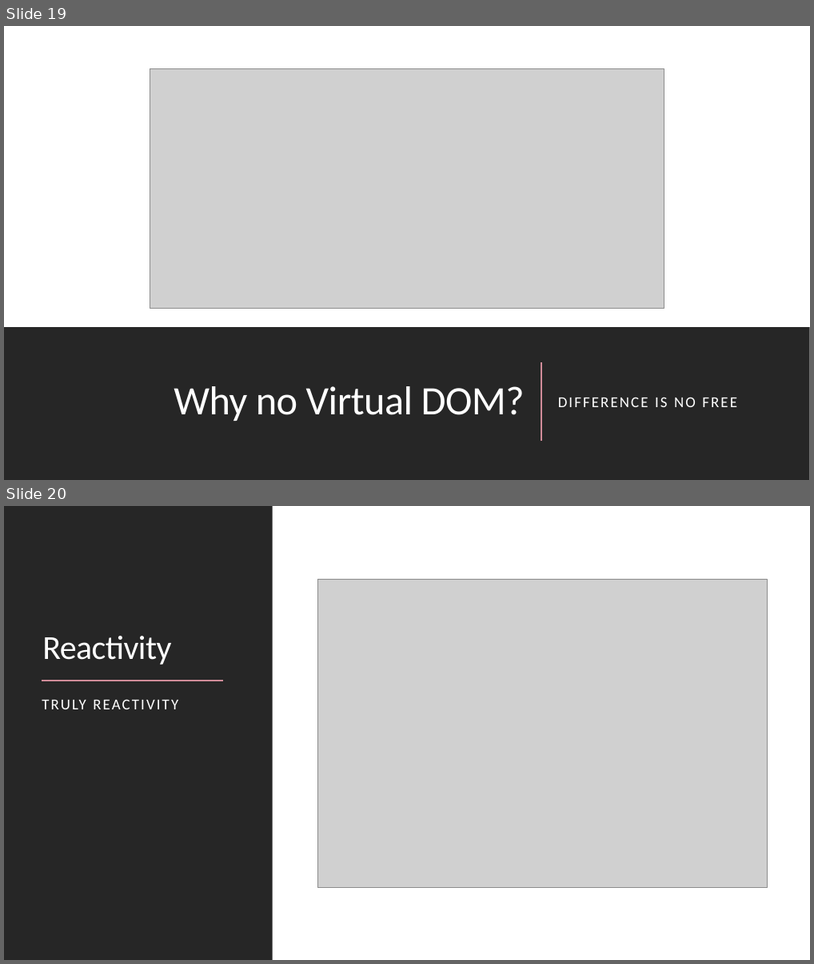
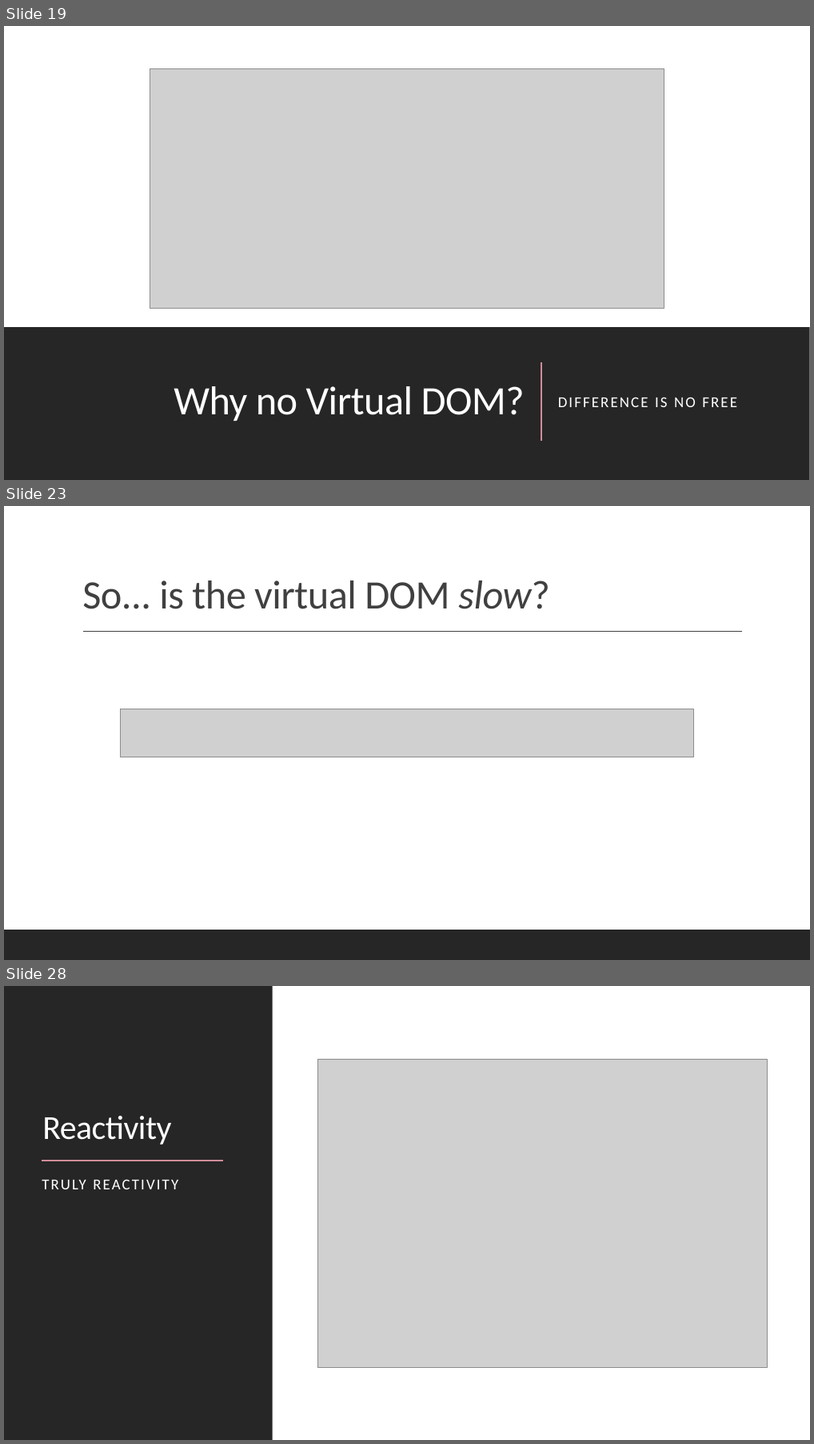
Before and after one commit to the-homeless-god/Profile, a slide deck: Presentations/Svelte framework.pptx. Shown one above the other, each under a label of ours: slides 19 and 20 before the commit, slides 19, 23 and 28 after it; the slides between them are not shown. The pictures are 814x964 and 814x1444 pixels, drawn with LibreOffice and Linux fonts; fonts in the diff are those of the drawing; grey boxes stand for pictures. Boxes give left, top, right and bottom in pixels: in the first picture for what was removed or moved away, otherwise in the second. Text is boxed around its words. In the diff, an @@ line names an element or a change of style, - is before the commit and + after.

```diff
--- a/Presentations/Svelte framework.pptx
+++ b/Presentations/Svelte framework.pptx
@@ slide 23 added at [4, 506, 810, 960], background #FFFFFF; not listed: 1 template element that a slide beside it also shows @@
@@ title added at [82, 580, 550, 609], 48 pt, text #404040 @@
+So... is the virtual DOM slow?
@@ line added from (83, 632) to (742, 632), #404040 1 pt @@
@@ picture added at [121, 708, 694, 756] @@
@@ what was slide 20 is now slide 28 @@
```
Also in this commit, not shown: 1 slide changed, 8 other slides added.
